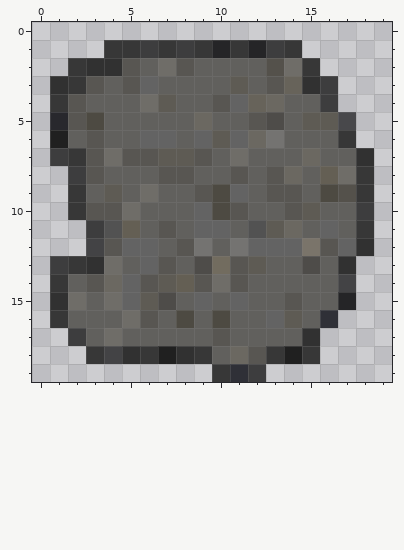
A pixel-art sprite gets an edit: assets/textures/rock5.png. The picture above was drawn from the file before the commit.
The file is 20x20 pixels. Pixels under 10% opacity are left out. Colours within 5 levels of each other are drawn and written as one.
Once edited:
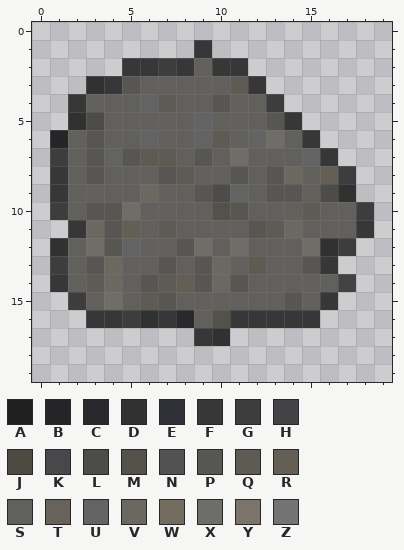
Palette (. is transparent): A #202020  B #252527  C #28282d  D #313131  E #2f3037  F #373737  G #3d3d3e  H #434345  J #4d4a42  K #48484b  L #4e4c49  M #54514b  N #525252  P #585652  Q #5e5b54  R #645f54  S #61605d  T #67635a  U #636363  V #6b6861  W #726c5f  X #6f6d68  Y #7a746a  Z #747371
From old to new:
@@ x 0..19 @@
  0 ....................
- 1 ....FFGFGFBFBGF.....
- 2 ..FDDPSXPSSSSMXF....
- 3 .DFPSPUSSSSQSPTDG...
- 4 .FPSSSXQSSPUTVSSG...
- 5 .CPJSSSSSVSSPLSQQK..
- 6 .ASPSSUUSUQUVZSSSF..
- 7 .GFPXPPQQPSXSSSVSSD.
- 8 ..GPSSSPPSSPSPVSRXF.
- 9 ..FSQSXSSPJUSPPSJMF.
-10 ..FPPXSSSUJPSSPQSSG.
-11 ...GNRSPSUUSNQVSUSF.
-12 ...HPUUSPZSZUUUYPUD.
-13 .GFDXSUPSLWPQSSLSD..
-14 .FSPVUPQRPXPSSSSSH..
-15 .DXSXUQLSUSUSSPSSB..
-16 .FSSSXPSJSJSSUQSE...
-17 ..GSXSSSSSPSSSSD....
-18 ...FHDFADFSVPFAF....
-19 ..........FEG.......
+ 1 .........F..........
+ 2 .....FFGFSFF........
+ 3 ...DFPSSSSSQF.......
+ 4 ..FSSSUQSSPSSG......
+ 5 ..DLSSSSSUSSSPF.....
+ 6 .BSPSSUSSUQSUXSF....
+ 7 .GSPUPQQSPSXSSSUF...
+ 8 .FSPSSSPQSSPSPVSRG..
+ 9 .FSSSSVSSPLUSPPSLD..
+10 .GSPPXSSSSMPSSSQSSG.
+11 ..FVPRSQSSSSPQVSSSF.
+12 .DSXPUSSPXSXSSSXDG..
+13 .GSPVSSPSPVSQSSPF...
+14 .FSQVSPQRPVPSSSSSH..
+15 ..GSXSQPSSSSSSPSF...
+16 ...FFGDFCSMFFFFF....
+17 .........FD.........
+18 ....................
+19 ....................
